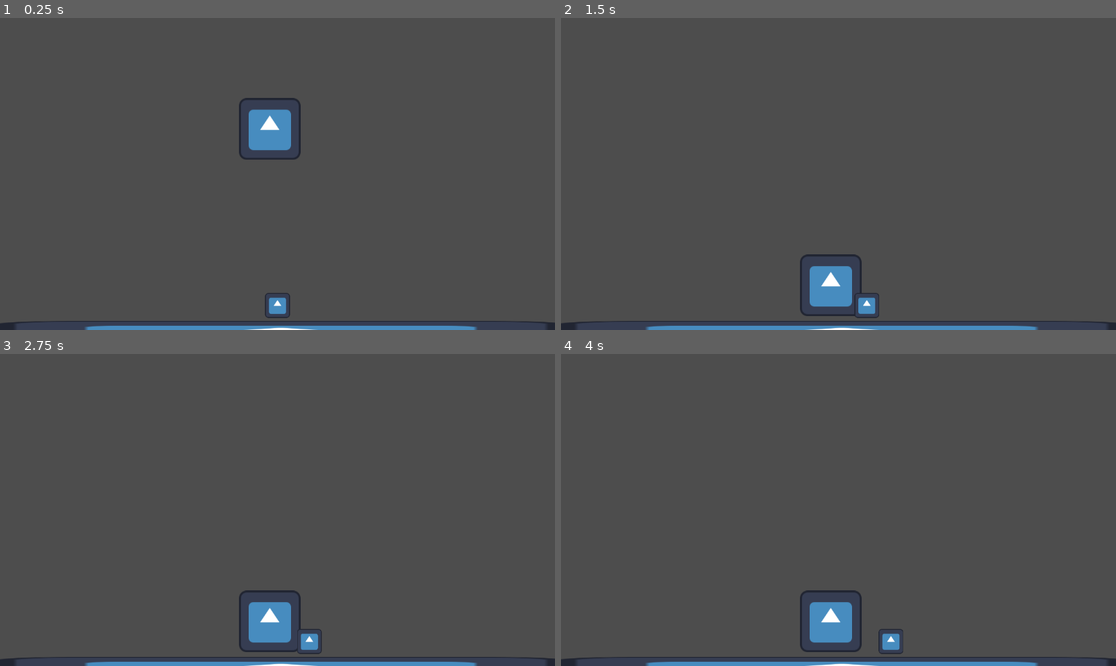
Above: before the commit, frames 1-4 (two rows, left to right).
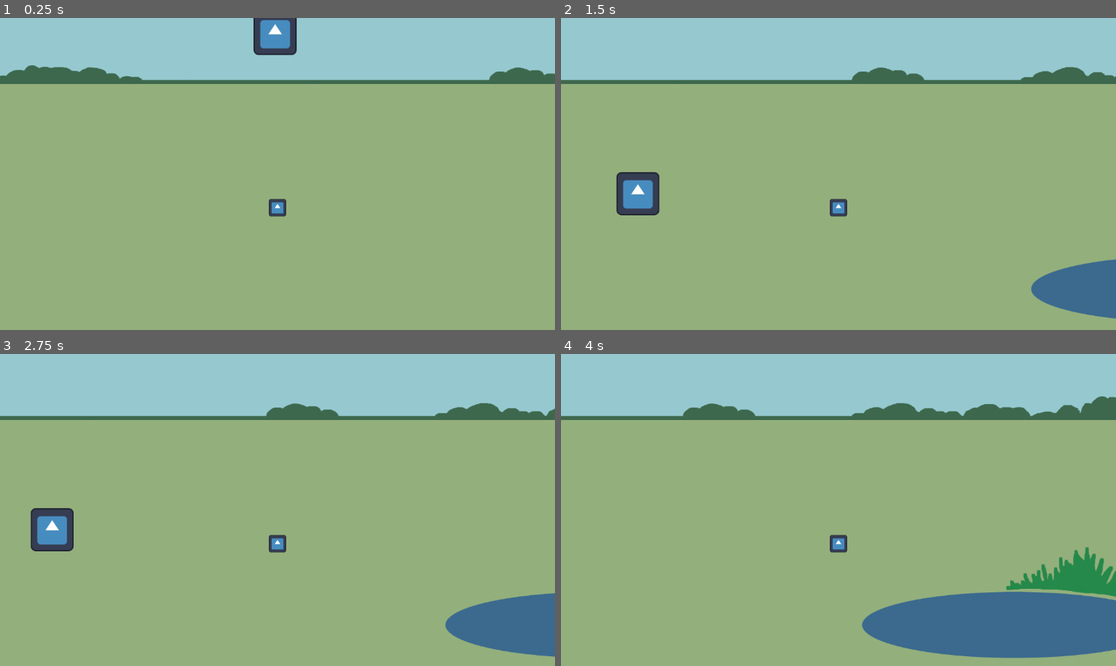
Above: after the commit, the same moments.

Repository: baguette-ballett/baguette-ballett
Game: Godot game, scene res://scenes/level/level.tscn
Two runs of this game, one before a commit and one after it. Both use one fixed random seed, a clock stepped at 60 frames per second and the inputs below. The engine's default icon, where the game draws it, is replaced by a stand-in: a white triangle on a blue panel in a dark square.
Inputs:
- Up to frame 1 (0.25 s): no input
- Up to frame 2 (1.5 s): hold Right (right) 0.53-1.28 s; hold Left (left) from 1.28 s (still down)
- Up to frame 3 (2.75 s): release Left (left) at 2.03 s; hold Right (right) from 2.03 s (still down)
- Up to frame 4 (4 s): release Right (right) at 3.53 s; hold Left (left) from 3.53 s (still down)

The runs differ from the first frame. In frame 1, 100% of the frame differs, in the area x 0-100%, y 0-100%; in frame 2, 100%; in frame 3, 100%; in frame 4, 100%.

Commit message:
Add background and camera

Diff:
--- a/scenes/level/level.tscn
+++ b/scenes/level/level.tscn
@@ -1,31 +1,47 @@
-[gd_scene load_steps=6 format=3 uid="uid://clhd0m3qtl5xu"]
+[gd_scene load_steps=8 format=3 uid="uid://clhd0m3qtl5xu"]
 
 [ext_resource type="PackedScene" uid="uid://c1lt6og2rw05e" path="res://scenes/baguette/baguette.tscn" id="1_5lpb7"]
+[ext_resource type="Texture2D" uid="uid://cvw5cqouxdake" path="res://assets/sprites/background_left.png" id="1_hnne4"]
 [ext_resource type="PackedScene" uid="uid://nmxc788sia0e" path="res://scenes/player/player.tscn" id="2_s8ale"]
+[ext_resource type="Texture2D" uid="uid://d3ep8peebrglw" path="res://assets/sprites/background_right.png" id="2_vpf64"]
 [ext_resource type="Texture2D" uid="uid://brd8c8ispgnym" path="res://icon.svg" id="3_plauu"]
 
 [sub_resource type="PhysicsMaterial" id="PhysicsMaterial_u52ul"]
 
 [sub_resource type="RectangleShape2D" id="RectangleShape2D_5xgho"]
-size = Vector2(1181, 48)
+size = Vector2(4056, 48)
 
 [node name="level" type="Node2D"]
 
+[node name="background left" type="Sprite2D" parent="."]
+position = Vector2(-277, 325)
+texture = ExtResource("1_hnne4")
+
+[node name="background right" type="Sprite2D" parent="."]
+position = Vector2(1643, 325)
+texture = ExtResource("2_vpf64")
+
 [node name="baguette" parent="." instance=ExtResource("1_5lpb7")]
-position = Vector2(560, 202)
+position = Vector2(563, -63)
 
 [node name="player" parent="." instance=ExtResource("2_s8ale")]
-position = Vector2(576, 593)
+position = Vector2(570, 457)
+
+[node name="Camera2D" type="Camera2D" parent="player"]
+position = Vector2(0, -100)
+zoom = Vector2(0.7, 0.7)
 
 [node name="ground body" type="StaticBody2D" parent="."]
-position = Vector2(583, 654)
+position = Vector2(574, 539)
 collision_layer = 3
 collision_mask = 0
 physics_material_override = SubResource("PhysicsMaterial_u52ul")
 
 [node name="ground collision" type="CollisionShape2D" parent="ground body"]
+position = Vector2(55, 0)
 shape = SubResource("RectangleShape2D_5xgho")
 
 [node name="ground sprite" type="Sprite2D" parent="ground body"]
+visible = false
 scale = Vector2(9.1875, 0.382812)
 texture = ExtResource("3_plauu")
--- a/scenes/player/player.gd
+++ b/scenes/player/player.gd
@@ -1,6 +1,6 @@
 extends CharacterBody2D
 
-var walkSpeed = 100.0
+var walkSpeed = 1000.0
 
 func _ready():
 	print("hello world")
Not shown, added: assets/sprites/background_right.png.import
